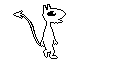
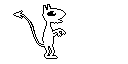
The second w=128, h=64 image is a revision of the first. Changes to its layers:
hid "Exy_legs_04" over [left=43, top=45, right=52, bottom=59]
showed "Exy_paws_03", moved it above "Exy_paws_02" over [left=40, top=28, right=66, bottom=59]
hid "Exy", moved it above "Background", painted on it over [left=40, top=28, right=66, bottom=47]
